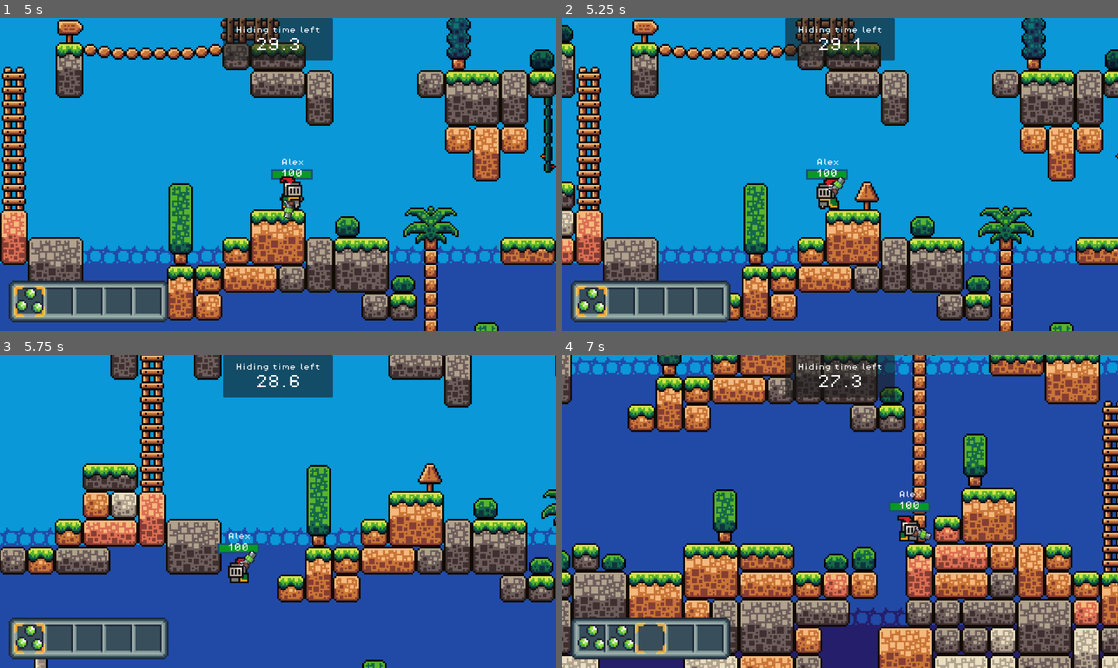
Above: before the commit, frames 1-4 (two rows, left to right).
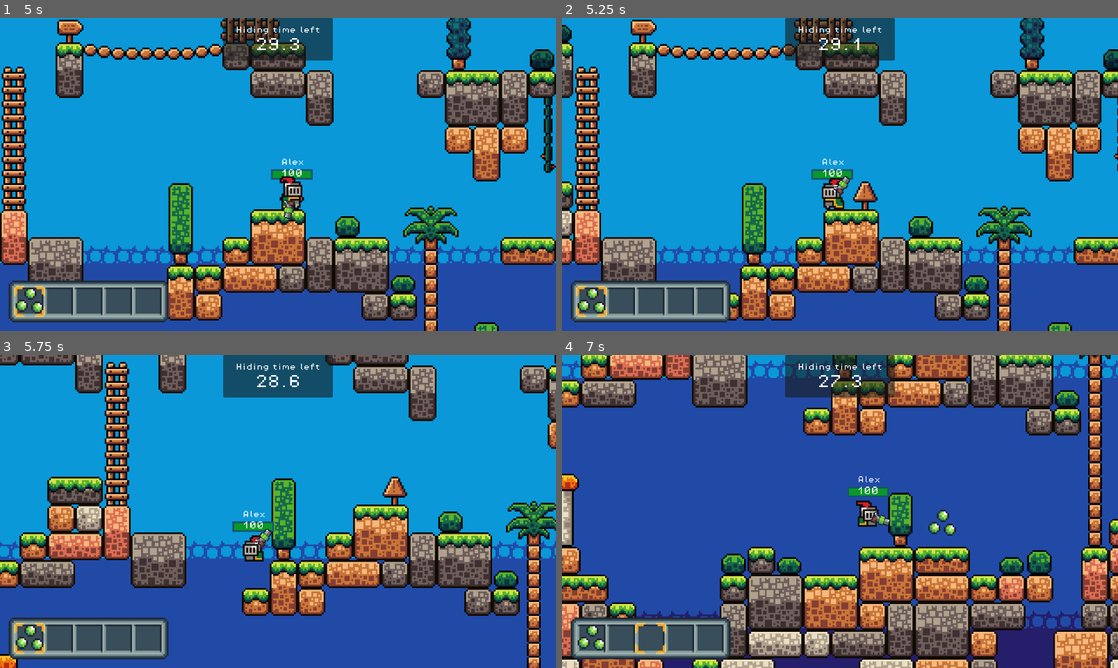
Above: after the commit, the same moments.

Repository: Kewei-cpu/Godot-2D-Platformer
Game: Godot game, scene res://scenes/main_menu.tscn
Two runs of this game, one before a commit and one after it. Both use one fixed random seed, a clock stepped at 60 frames per second and the inputs below.
Inputs (mouse positions are in pixels of both pictures, inside the frame that each line leads up to):
- Up to frame 1 (5 s): click (278, 240) at 0.52 s; type "12" at 0.6 s; click (278, 274) at 0.75 s; type "Alex" at 0.83 s; click "Host" at 1.25 s; move the mouse to (400, 158) at 2.02 s; hold D (move_right) 2.03-3.5 s; tap Mouse wheel down (Next Slot) at 2.1 s; tap W (jump) at 2.27, 3.02 s; tap Enter at 2.75 s; move the mouse to (166, 190) at 2.77 s; tap Mouse wheel up (Previous Slot) at 2.85 s; click "Join Hiders" at 3.5 s; click "Start Game" at 4.25 s
- Up to frame 2 (5.25 s): move the mouse to (895, 105) at 5.02 s; hold A (move_left) from 5.03 s (still down); tap 1 (Slot 0) at 5.1 s
- Up to frame 3 (5.75 s): keep holding A (move_left)
- Up to frame 4 (7 s): move the mouse to (812, 574) at 5.77 s; release A (move_left) at 5.78 s; hold D (move_right) from 5.78 s (still down); tap 2 (Slot 1) at 5.85 s; tap W (jump) at 6.02, 6.77 s; move the mouse to (1006, 558) at 6.52 s; tap 3 (Slot 2) at 6.6 s

Frame 1 is identical in both runs. In frame 2, 16% of the frame differs, in the area x 0-100%, y 0-100%; in frame 3, 37%; in frame 4, 59%.

Commit message:
slow down hider

Diff:
--- a/scripts/player.gd
+++ b/scripts/player.gd
@@ -76,6 +76,7 @@
 
 	if player_team == Team.HIDER:
 		cool_down.wait_time = 0.2
+		MAX_SPEED = 125
 
 	inventory.show()
 	var camera = CAMERA.instantiate()
